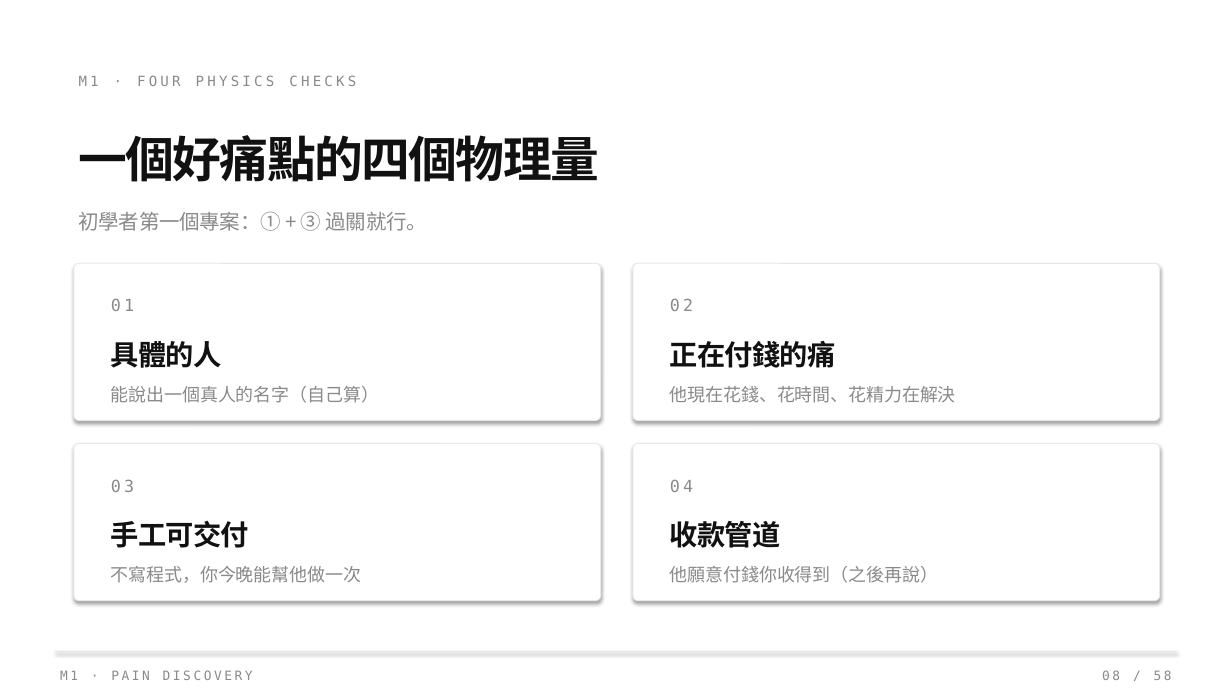
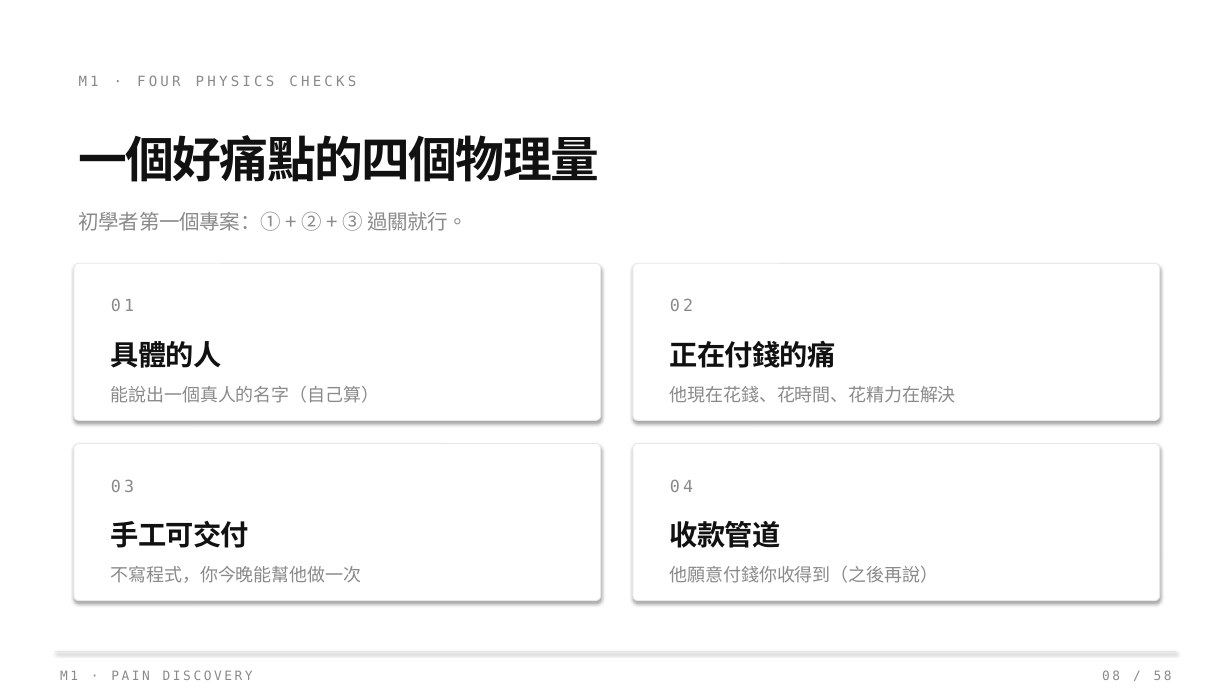
Before and after one commit to Zenobia000/SDD-agent-coding-beginner, a slide deck: slide 8 of class_plan/vibe_coding_workshop.pptx. Drawn at 1232x693 pixels with LibreOffice and Linux fonts; fonts in the diff are those of the drawing. Boxes give left, top, right and bottom in pixels: in the first picture for what was removed or moved away, otherwise in the second. Text is boxed around its words. In the diff, an @@ line names an element or a change of style, - is before the commit and + after.

```diff
--- a/class_plan/vibe_coding_workshop.pptx
+++ b/class_plan/vibe_coding_workshop.pptx
@@ text at [79,212,468,231]: text changed @@
-初學者第一個專案：① + ③ 過關就行。
+初學者第一個專案：① + ② + ③ 過關就行。
```
Also in this commit, not shown: 3 other slides changed.
